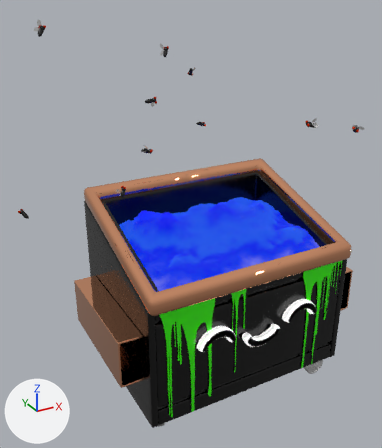
What one commit did to the glTF model dist/assets/31.glb.
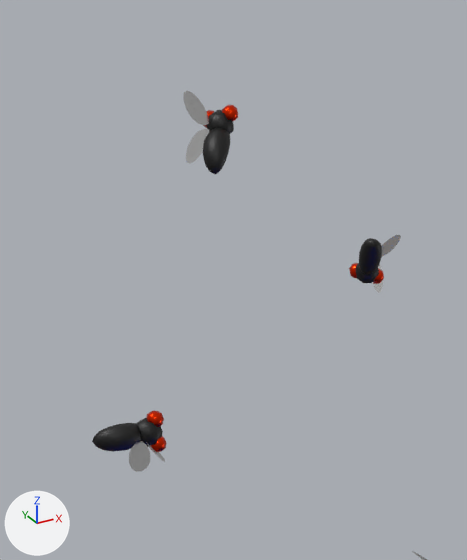
The first picture shows the older version from a 50 mm lens placed at (-2.22, -3.59, 3.16), pointed at (-0.19, 0.1, 1.32). The close-ups show both versions on the part from 34% to 54% of the width and 6% to 27% of the height of that picture; other places that the commit changed are outside them. Lighting does not change. The marker at lower left points along +X, +Y and +Z. Where no turn or scale is listed for an object, it has been applied to the vertices.

In view in the first close-up: 'Fly.203', 'Fly.205', 'Fly.211', 'Wings.203', 'Wings.205', 'Wings.211'.
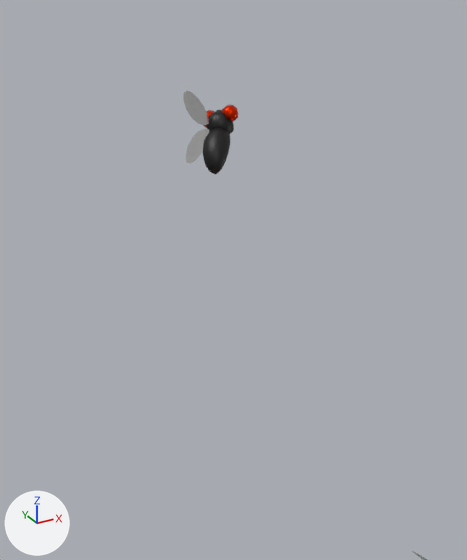
Edits to the bpy script that builds the scene:
```text
Remove ob_fly_203:
    ob_fly_203 = bpy.data.objects.new('Fly.203', me_cube_257)
    ob_fly_203.location = (0.137, 0.707, 2.487)
Remove ob_wings_203:
    ob_wings_203 = bpy.data.objects.new('Wings.203', me_plane_079)
    ob_wings_203.location = (0.138, 0.697, 2.511)
Remove ob_fly_211:
    ob_fly_211 = bpy.data.objects.new('Fly.211', me_cube_265)
    ob_fly_211.location = (-0.486, 0.125, 2.404)
Remove ob_wings_211:
    ob_wings_211 = bpy.data.objects.new('Wings.211', me_plane_087)
    ob_wings_211.location = (-0.511, 0.116, 2.402)
```

Changed parts and their boxes (x1, y1, x2, y2) in the close-ups (467 x 560 px):
'Fly.211', deleted (black): before (92, 410, 166, 453)
    faces in mat_fly_body_041 (black #3e3e3e): (92, 418, 163, 452)
    faces in mat_fly_eyes_041 (red #e7330a): (146, 410, 166, 453)
'Fly.203', deleted (black): before (349, 238, 384, 284)
    faces in mat_fly_body_034 (black #3e3e3e): (355, 238, 382, 283)
    faces in mat_fly_eyes_034 (red #e7330a): (349, 263, 384, 284)
'Wings.211', deleted: before (129, 441, 165, 472)
'Wings.203', deleted: before (373, 235, 401, 293)
